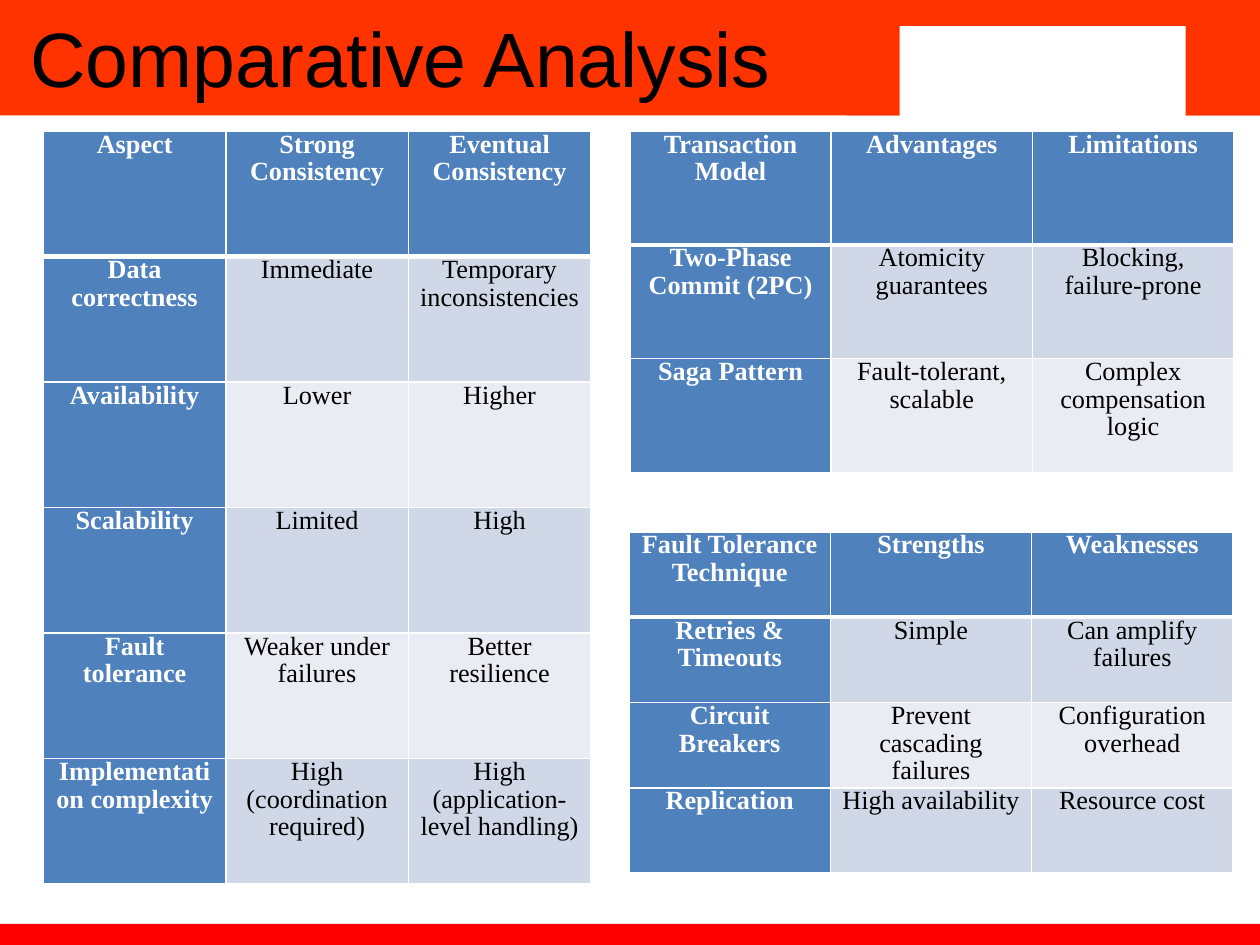
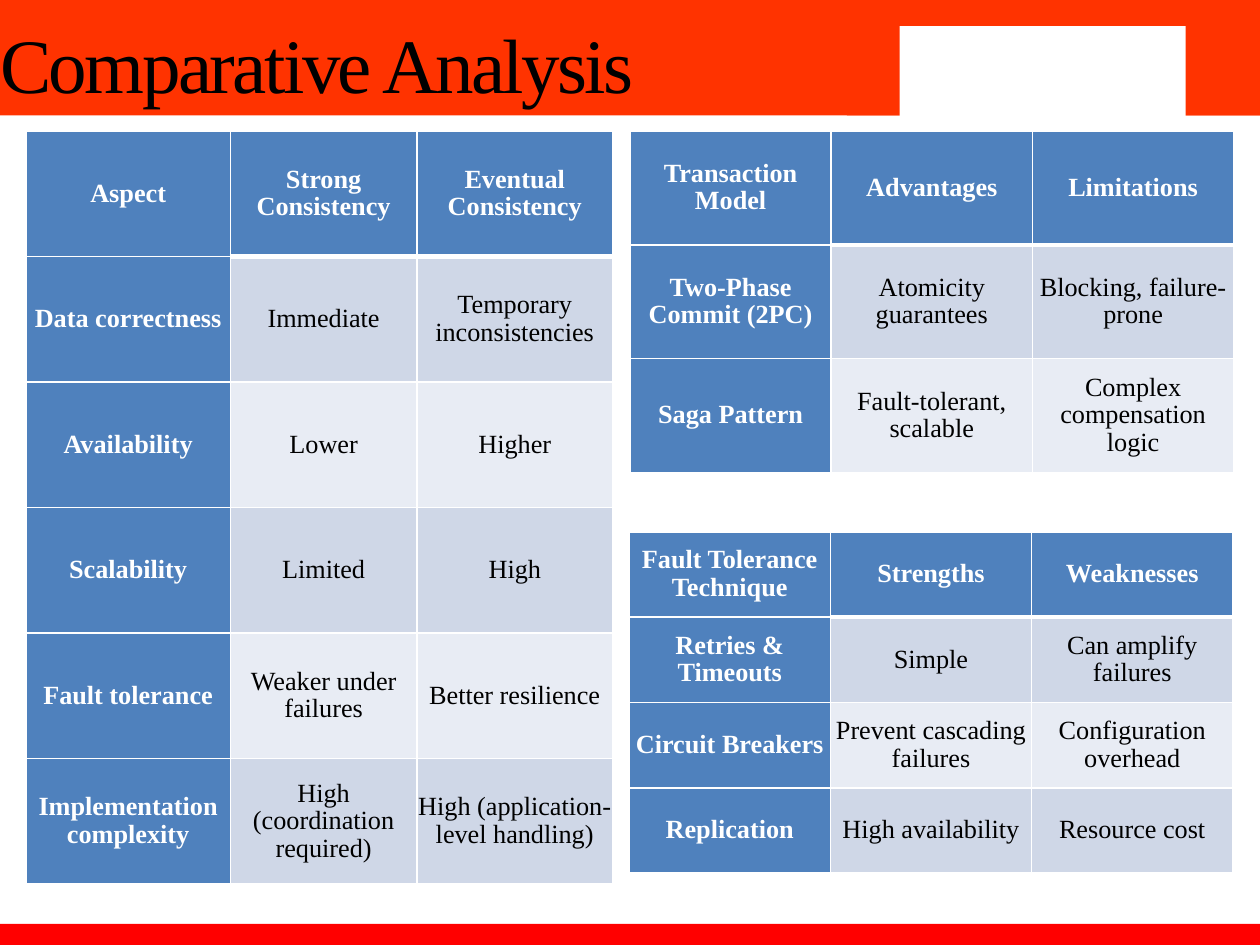
Before and after one commit to sethidevang/COOP, a slide deck: slide 10 of report/2210991489_DevangSethi_PPT.pptx. Drawn at 1260x945 pixels with LibreOffice and Linux fonts; fonts in the diff are those of the drawing; background and template pictures are left out. Boxes give left, top, right and bottom in pixels: in the first picture for what was removed or moved away, otherwise in the second. Text is boxed around its words. In the diff, an @@ line names an element or a change of style, - is before the commit and + after.

```diff
--- a/report/2210991489_DevangSethi_PPT.pptx
+++ b/report/2210991489_DevangSethi_PPT.pptx
@@ title "Comparative Analysis" moved from (x1=30, y1=31, x2=771, y2=102) to (x1=0, y1=39, x2=634, y2=108) @@
@@ title "Comparative Analysis" at (x1=0, y1=39, x2=634, y2=108): font Arial to Times New Roman, letter spacing 0 to -1.5 pt; line spacing 0.9 to 1 @@
@@ table at (x1=26, y1=131, x2=612, y2=885) @@
@@ fill #D0D8E8 to #CFD7E7 in 6 cells @@
@@ fill #E9EDF4 to #E8ECF4 in 4 cells @@
@@ table resized from (x1=43, y1=131, x2=591, y2=885) to (x1=26, y1=131, x2=612, y2=885) @@
@@ table at (x1=630, y1=131, x2=1235, y2=472) @@
@@ fill #D0D8E8 to #CFD7E7 in 2 cells @@
@@ fill #E9EDF4 to #E8ECF4 in 2 cells @@
@@ table at (x1=629, y1=532, x2=1234, y2=873) @@
@@ fill #D0D8E8 to #CFD7E7 in 4 cells @@
@@ fill #E9EDF4 to #E8ECF4 in 2 cells @@
```
Also in this commit, not shown: 13 other slides changed, 3 other files.
